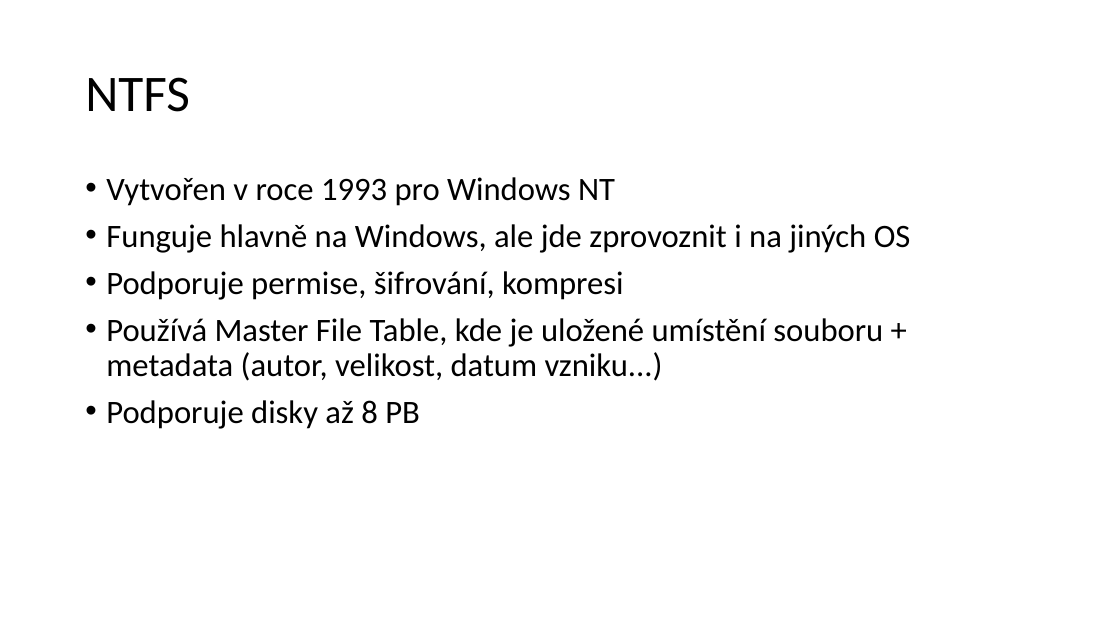
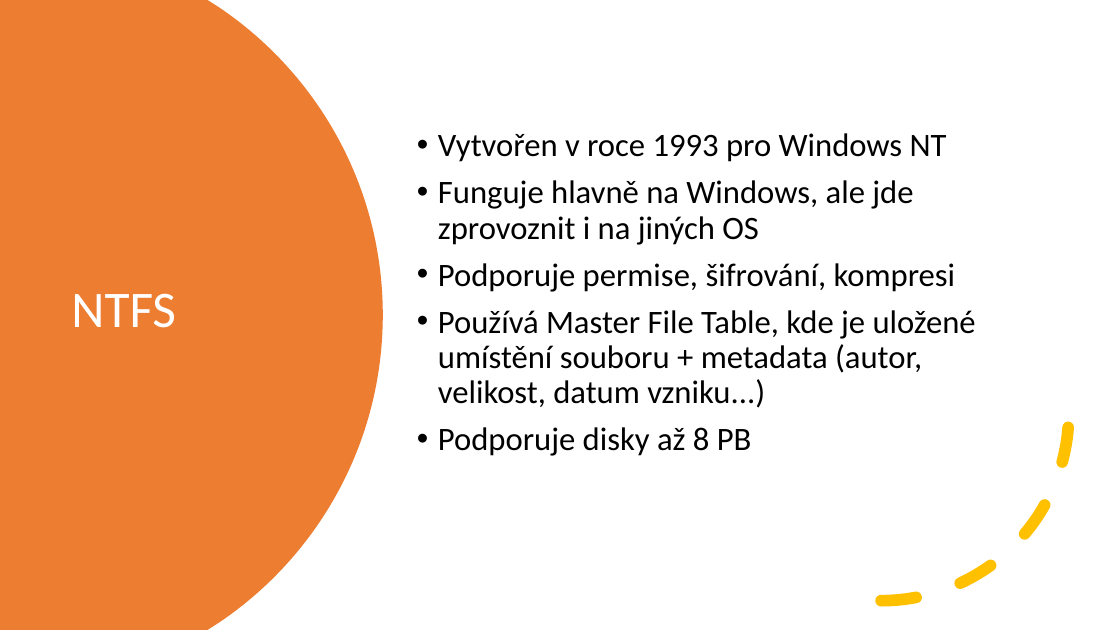
Before and after one commit to horvos/souborovesystemy, a slide deck: slide 7 of horvath.pptx. Drawn at 1120x630 pixels with LibreOffice and Linux fonts; fonts in the diff are those of the drawing. Boxes give left, top, right and bottom in pixels: in the first picture for what was removed or moved away, otherwise in the second. Text is boxed around its words. In the diff, an @@ line names an element or a change of style, - is before the commit and + after.

```diff
--- a/horvath.pptx
+++ b/horvath.pptx
@@ freeform shape added at [0,0,383,630], fill #ED7D31 @@
@@ text "Vytvořen v roce 1993 pro ...": place and size @@
-text "Vytvořen v roce 1993 pro ..." at [106,177,911,429]
+text "Vytvořen v roce 1993 pro ..." at [438,133,976,456]
@@ text "Vytvořen v roce 1993 pro ..." at [438,133,976,456]: vertical alignment top to middle @@
@@ title "NTFS": place and size @@
-title "NTFS" at [85,77,190,112]
+title "NTFS" at [71,293,176,328]
@@ title "NTFS" at [71,293,176,328]: text colour #000000 to #FFFFFF @@
@@ arc (boxed as its full ellipse) added at [694,226,1070,602], outline #FFC000 10 pt dashed @@
```
Also in this commit, not shown: 3 other slides changed, 2 slides added.
